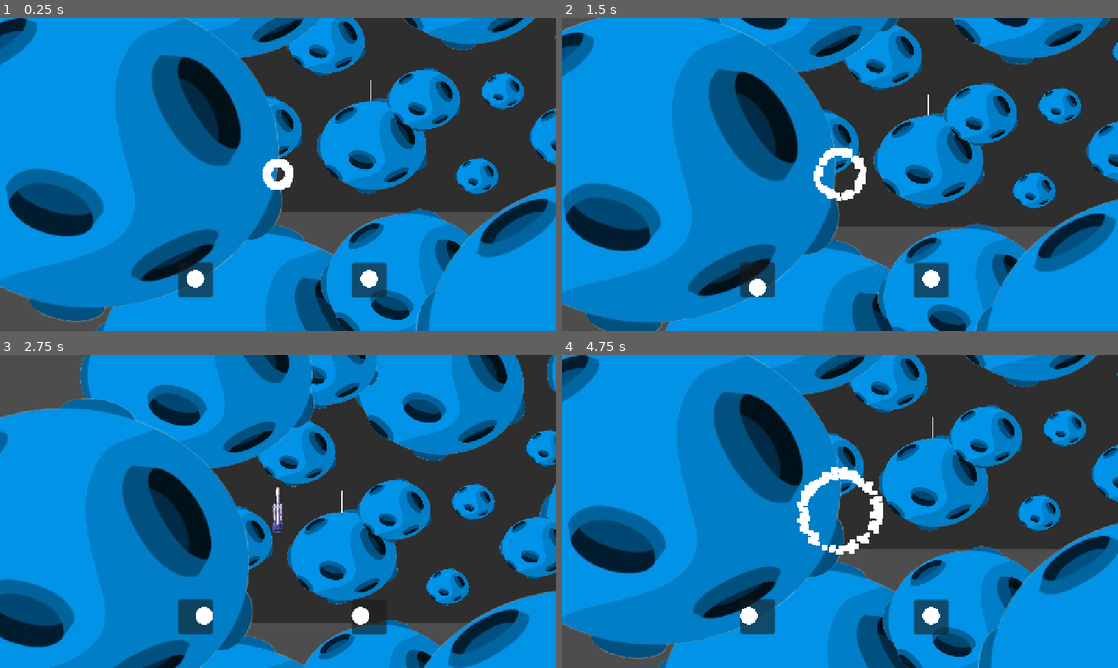
Above: before the commit, frames 1-4 (two rows, left to right).
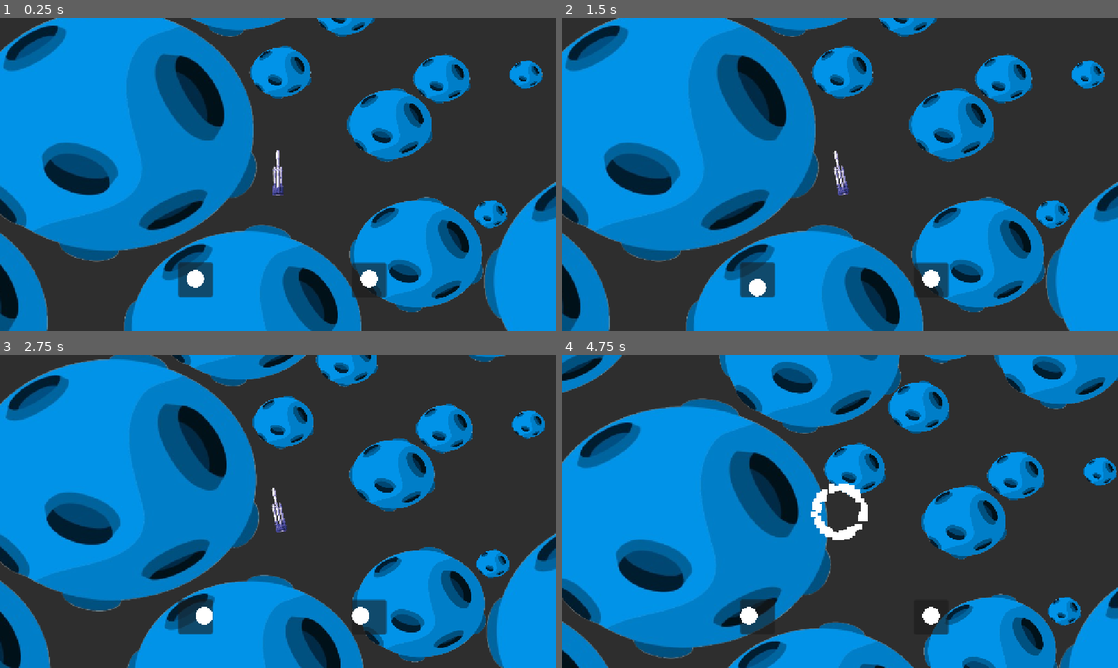
Above: after the commit, the same moments.

Repository: HeryShaman/MielJam
Game: Godot game, scene res://Scènes/Niveaux/Level1.tscn
The game is run twice, just before and just after one commit, with the same random seed, the same clock (stepped at 60 frames per second) and the same inputs. This scene is started directly instead of the project's main scene.
Inputs:
- Up to frame 1 (0.25 s): no input
- Up to frame 2 (1.5 s): hold D (right 1) 0.53-1.28 s; hold Down (backward 2) 0.53-1.28 s; hold S (backward 1) from 1.28 s (still down); tap Up (forward 2) at 1.35 s
- Up to frame 3 (2.75 s): release S (backward 1) at 2.03 s; hold D (right 1) from 2.03 s (still down); hold Left (left 2) from 2.03 s (still down)
- Up to frame 4 (4.75 s): release D (right 1) at 2.78 s; release Left (left 2) at 2.78 s; hold Z (forward 1) 2.78-3.53 s; tap Right (right 2) at 2.85 s; hold Down (backward 2) 3.53-4.28 s; hold Q (left 1) from 3.53 s (still down); tap Up (forward 2) at 4.35 s

The runs differ from the first frame. In frame 1, 51% of the frame differs, in the area x 0-100%, y 0-100%; in frame 2, 57%; in frame 3, 67%; in frame 4, 68%.

Commit message:
niveau 1 refait

Diff:
--- a/Scènes/Niveaux/Level1.tscn
+++ b/Scènes/Niveaux/Level1.tscn
@@ -12,10 +12,11 @@
 [node name="Level1" type="Node2D"]
 
 [node name="Panel" type="Panel" parent="."]
-offset_left = -64.0
-offset_top = -1216.0
-offset_right = 776.0
-offset_bottom = 40.0
+offset_left = -1248.0
+offset_top = -2028.9999
+offset_right = -408.0
+offset_bottom = -772.9999
+scale = Vector2(3.5868905, 3.5868905)
 
 [node name="UI" parent="." instance=ExtResource("1_t3077")]
 
@@ -43,133 +44,301 @@
 [node name="Environnement" type="Node2D" parent="." groups=["Environnement"]]
 
 [node name="Asteroid" parent="." instance=ExtResource("3_i1mna")]
-position = Vector2(-40, 352)
-scale = Vector2(1.3582412, 1.3582412)
+position = Vector2(-82, 337)
+scale = Vector2(1.0548723, 1.0548723)
+
+[node name="Asteroid60" parent="." instance=ExtResource("3_i1mna")]
+position = Vector2(-890.99994, 879.99994)
+scale = Vector2(1.0548723, 1.0548723)
+
+[node name="Asteroid61" parent="." instance=ExtResource("3_i1mna")]
+position = Vector2(384.99994, 1321)
+scale = Vector2(1.0548723, 1.0548723)
+
+[node name="Asteroid22" parent="." instance=ExtResource("3_i1mna")]
+position = Vector2(1028.9999, 736)
+scale = Vector2(1.0548723, 1.0548723)
+
+[node name="Asteroid24" parent="." instance=ExtResource("3_i1mna")]
+position = Vector2(1457.0001, -225.99988)
+scale = Vector2(1.0548723, 1.0548723)
+
+[node name="Asteroid46" parent="." instance=ExtResource("3_i1mna")]
+position = Vector2(-1037.9996, -207)
+scale = Vector2(1.0548723, 1.0548723)
+
+[node name="Asteroid47" parent="." instance=ExtResource("3_i1mna")]
+position = Vector2(1369.9996, -1288.9999)
+scale = Vector2(1.0548723, 1.0548723)
+
+[node name="Asteroid48" parent="." instance=ExtResource("3_i1mna")]
+position = Vector2(246.00012, -1828)
+scale = Vector2(1.0548723, 1.0548723)
+
+[node name="Asteroid49" parent="." instance=ExtResource("3_i1mna")]
+position = Vector2(-676.99994, -1729)
+scale = Vector2(1.0548723, 1.0548723)
+
+[node name="Asteroid9" parent="." instance=ExtResource("3_i1mna")]
+position = Vector2(-756.99994, -635.99994)
+scale = Vector2(1.0548723, 1.0548723)
 
 [node name="Asteroid17" parent="." instance=ExtResource("3_i1mna")]
 position = Vector2(969, -211)
+scale = Vector2(0.7766458, 0.7766458)
 
 [node name="Asteroid23" parent="." instance=ExtResource("3_i1mna")]
 position = Vector2(827, -877)
+scale = Vector2(0.7766458, 0.7766458)
 
 [node name="Asteroid28" parent="." instance=ExtResource("3_i1mna")]
 position = Vector2(389, -1409)
+scale = Vector2(0.7766458, 0.7766458)
 
 [node name="Asteroid8" parent="." instance=ExtResource("3_i1mna")]
-position = Vector2(336, 192)
-scale = Vector2(0.7578645, 0.7578645)
+position = Vector2(317, 175.00002)
+scale = Vector2(0.58859223, 0.58859223)
 
 [node name="Asteroid19" parent="." instance=ExtResource("3_i1mna")]
 position = Vector2(924, -549)
-scale = Vector2(0.7578645, 0.7578645)
+scale = Vector2(0.58859223, 0.58859223)
 
 [node name="Asteroid29" parent="." instance=ExtResource("3_i1mna")]
 position = Vector2(679, -1312)
-scale = Vector2(-0.56278366, -0.5227861)
+scale = Vector2(-0.43708354, -0.4060196)
 
 [node name="Asteroid25" parent="." instance=ExtResource("3_i1mna")]
 position = Vector2(-171, -883)
-scale = Vector2(0.7578645, 0.7578645)
+scale = Vector2(0.58859223, 0.58859223)
+
+[node name="Asteroid50" parent="." instance=ExtResource("3_i1mna")]
+position = Vector2(-213.00002, -1787)
+scale = Vector2(0.58859223, 0.58859223)
+
+[node name="Asteroid51" parent="." instance=ExtResource("3_i1mna")]
+position = Vector2(-1090, -1586)
+scale = Vector2(0.58859223, 0.58859223)
+
+[node name="Asteroid52" parent="." instance=ExtResource("3_i1mna")]
+position = Vector2(-1151.0001, -800.0002)
+scale = Vector2(0.58859223, 0.58859223)
+
+[node name="Asteroid53" parent="." instance=ExtResource("3_i1mna")]
+position = Vector2(1449.9996, -1677)
+scale = Vector2(0.58859223, 0.58859223)
+
+[node name="Asteroid54" parent="." instance=ExtResource("3_i1mna")]
+position = Vector2(1329.0001, 141.99998)
+scale = Vector2(0.58859223, 0.58859223)
+
+[node name="Asteroid55" parent="." instance=ExtResource("3_i1mna")]
+position = Vector2(1519, 749.99994)
+scale = Vector2(0.58859223, 0.58859223)
+
+[node name="Asteroid56" parent="." instance=ExtResource("3_i1mna")]
+position = Vector2(-440.99988, 609.00006)
+scale = Vector2(0.58859223, 0.58859223)
+
+[node name="Asteroid57" parent="." instance=ExtResource("3_i1mna")]
+position = Vector2(709.9999, 1019)
+scale = Vector2(0.58859223, 0.58859223)
+
+[node name="Asteroid62" parent="." instance=ExtResource("3_i1mna")]
+position = Vector2(-295.99988, 1490)
+scale = Vector2(0.58859223, 0.58859223)
+
+[node name="Asteroid63" parent="." instance=ExtResource("3_i1mna")]
+position = Vector2(1552.9999, 1627.0001)
+scale = Vector2(0.58859223, 0.58859223)
 
 [node name="Asteroid26" parent="." instance=ExtResource("3_i1mna")]
-position = Vector2(923, -1210)
-scale = Vector2(0.7578645, 0.7578645)
+position = Vector2(889.00006, -1187.0001)
+scale = Vector2(0.58859223, 0.58859223)
 
 [node name="Asteroid15" parent="." instance=ExtResource("3_i1mna")]
 position = Vector2(477.99997, -516)
-scale = Vector2(0.7578645, 0.7578645)
+scale = Vector2(0.58859223, 0.58859223)
 
 [node name="Asteroid4" parent="." instance=ExtResource("3_i1mna")]
 position = Vector2(255.99998, -120.000015)
-scale = Vector2(0.4864729, 0.4864729)
+scale = Vector2(0.37781712, 0.37781712)
+
+[node name="Asteroid64" parent="." instance=ExtResource("3_i1mna")]
+position = Vector2(883, 1221)
+scale = Vector2(0.37781712, 0.37781712)
+
+[node name="Asteroid65" parent="." instance=ExtResource("3_i1mna")]
+position = Vector2(-2.000061, 1430)
+scale = Vector2(0.37781712, 0.37781712)
+
+[node name="Asteroid66" parent="." instance=ExtResource("3_i1mna")]
+position = Vector2(803, 1441)
+scale = Vector2(0.37781712, 0.37781712)
+
+[node name="Asteroid67" parent="." instance=ExtResource("3_i1mna")]
+position = Vector2(1042, 1509)
+scale = Vector2(0.37781712, 0.37781712)
+
+[node name="Asteroid68" parent="." instance=ExtResource("3_i1mna")]
+position = Vector2(1289, 441.99988)
+scale = Vector2(0.37781712, 0.37781712)
+
+[node name="Asteroid69" parent="." instance=ExtResource("3_i1mna")]
+position = Vector2(1559, 400)
+scale = Vector2(0.37781712, 0.37781712)
+
+[node name="Asteroid70" parent="." instance=ExtResource("3_i1mna")]
+position = Vector2(1639, 153)
+scale = Vector2(0.37781712, 0.37781712)
+
+[node name="Asteroid71" parent="." instance=ExtResource("3_i1mna")]
+position = Vector2(1312, -1897)
+scale = Vector2(0.37781712, 0.37781712)
+
+[node name="Asteroid72" parent="." instance=ExtResource("3_i1mna")]
+position = Vector2(1582, -1901)
+scale = Vector2(0.37781712, 0.37781712)
+
+[node name="Asteroid73" parent="." instance=ExtResource("3_i1mna")]
+position = Vector2(-1072, -1874)
+scale = Vector2(0.37781712, 0.37781712)
+
+[node name="Asteroid74" parent="." instance=ExtResource("3_i1mna")]
+position = Vector2(-1140, -545)
+scale = Vector2(0.37781712, 0.37781712)
 
 [node name="Asteroid13" parent="." instance=ExtResource("3_i1mna")]
 position = Vector2(211, -570)
-scale = Vector2(0.4864729, 0.4864729)
+scale = Vector2(0.37781712, 0.37781712)
+
+[node name="Asteroid16" parent="." instance=ExtResource("3_i1mna")]
+position = Vector2(-469, -923)
+scale = Vector2(0.37781712, 0.37781712)
 
 [node name="Asteroid30" parent="." instance=ExtResource("3_i1mna")]
-position = Vector2(310.00003, -908)
-scale = Vector2(0.4864729, 0.4864729)
+position = Vector2(304, -898)
+scale = Vector2(0.37781706, 0.37781706)
 
 [node name="Asteroid32" parent="." instance=ExtResource("3_i1mna")]
-position = Vector2(18, -814)
-scale = Vector2(0.2660482, 0.2660482)
+position = Vector2(32, -831)
+scale = Vector2(0.20662521, 0.20662521)
+
+[node name="Asteroid39" parent="." instance=ExtResource("3_i1mna")]
+position = Vector2(-49, -1022)
+scale = Vector2(0.20662521, 0.20662521)
+
+[node name="Asteroid33" parent="." instance=ExtResource("3_i1mna")]
+position = Vector2(-63, -727.00006)
+scale = Vector2(0.20662521, 0.20662521)
 
 [node name="Asteroid35" parent="." instance=ExtResource("3_i1mna")]
 position = Vector2(595, -971)
-scale = Vector2(0.2660482, 0.2660482)
+scale = Vector2(0.20662521, 0.20662521)
 
 [node name="Asteroid34" parent="." instance=ExtResource("3_i1mna")]
-position = Vector2(171, -970)
-scale = Vector2(0.2660482, 0.2660482)
+position = Vector2(258, -1017)
+scale = Vector2(0.20662521, 0.20662521)
 
 [node name="Asteroid36" parent="." instance=ExtResource("3_i1mna")]
-position = Vector2(451.00003, -853)
-scale = Vector2(0.2660482, 0.2660482)
+position = Vector2(438, -822)
+scale = Vector2(0.20662521, 0.20662521)
+
+[node name="Asteroid40" parent="." instance=ExtResource("3_i1mna")]
+position = Vector2(-382, -689)
+scale = Vector2(0.20662521, 0.20662521)
 
 [node name="Asteroid37" parent="." instance=ExtResource("3_i1mna")]
 position = Vector2(499, -1024)
-scale = Vector2(0.2660482, 0.2660482)
+scale = Vector2(0.20662518, 0.20662518)
 
 [node name="Asteroid5" parent="." instance=ExtResource("3_i1mna")]
 position = Vector2(376.00003, -224)
-scale = Vector2(0.3259897, 0.3259897)
+scale = Vector2(0.2531785, 0.2531785)
 
 [node name="Asteroid18" parent="." instance=ExtResource("3_i1mna")]
-position = Vector2(704, -139)
-scale = Vector2(0.3259897, 0.3259897)
+position = Vector2(739, -91)
+scale = Vector2(0.2531785, 0.2531785)
+
+[node name="Asteroid20" parent="." instance=ExtResource("3_i1mna")]
+position = Vector2(820, -385)
+scale = Vector2(0.2531785, 0.2531785)
 
 [node name="Asteroid7" parent="." instance=ExtResource("3_i1mna")]
-position = Vector2(499, -46)
-scale = Vector2(0.1899662, 0.1899662)
+position = Vector2(488, 89)
+scale = Vector2(0.14753644, 0.14753644)
 
 [node name="Asteroid10" parent="." instance=ExtResource("3_i1mna")]
-position = Vector2(558, -240.99998)
-scale = Vector2(0.1899662, 0.1899662)
-
-[node name="Asteroid20" parent="." instance=ExtResource("3_i1mna")]
-position = Vector2(729, -364.99997)
-scale = Vector2(0.1899662, 0.1899662)
+position = Vector2(570, -232)
+scale = Vector2(0.14753644, 0.14753644)
+
+[node name="Asteroid14" parent="." instance=ExtResource("3_i1mna")]
+position = Vector2(786, -657)
+scale = Vector2(0.14753644, 0.14753644)
 
 [node name="Asteroid21" parent="." instance=ExtResource("3_i1mna")]
 position = Vector2(419.00003, -1071.9999)
-scale = Vector2(0.1899662, 0.1899662)
-
-[node name="Asteroid31" parent="." instance=ExtResource("3_i1mna")]
-position = Vector2(187.00002, -1177)
-scale = Vector2(0.1899662, 0.1899662)
-
-[node name="Asteroid22" parent="." instance=ExtResource("3_i1mna")]
-position = Vector2(735, -660.99994)
-scale = Vector2(0.1899662, 0.1899662)
+scale = Vector2(0.14753644, 0.14753644)
 
 [node name="Asteroid38" parent="." instance=ExtResource("3_i1mna")]
-position = Vector2(328.00003, -630)
-scale = Vector2(0.1899662, 0.1899662)
+position = Vector2(335, -631)
+scale = Vector2(0.14753644, 0.14753644)
 
 [node name="Asteroid6" parent="." instance=ExtResource("3_i1mna")]
-position = Vector2(5, -155)
-scale = Vector2(0.35021782, 0.35021782)
+position = Vector2(5, -239)
+scale = Vector2(0.2719952, 0.2719952)
 
 [node name="Asteroid11" parent="." instance=ExtResource("3_i1mna")]
-position = Vector2(150, -358)
-scale = Vector2(0.35021782, 0.35021782)
+position = Vector2(152, -382)
+scale = Vector2(0.2719952, 0.2719952)
 
 [node name="Asteroid12" parent="." instance=ExtResource("3_i1mna")]
-position = Vector2(-80, -544)
-scale = Vector2(1.0314325, 1.0314325)
+position = Vector2(-99, -511)
+scale = Vector2(0.8010577, 0.8010577)
 
 [node name="Asteroid2" parent="." instance=ExtResource("3_i1mna")]
 position = Vector2(-399.99997, -120.00002)
-scale = Vector2(1.7057872, 1.7057872)
+scale = Vector2(1.3247924, 1.3247924)
 
 [node name="Asteroid27" parent="." instance=ExtResource("3_i1mna")]
-position = Vector2(-133, -1364.0001)
-scale = Vector2(1.7057872, 1.7057872)
+position = Vector2(-163, -1364)
+scale = Vector2(1.3247924, 1.3247924)
+
+[node name="Asteroid31" parent="." instance=ExtResource("3_i1mna")]
+position = Vector2(-892, -1197)
+scale = Vector2(1.3247924, 1.3247924)
+
+[node name="Asteroid41" parent="." instance=ExtResource("3_i1mna")]
+position = Vector2(900, -1706)
+scale = Vector2(1.3247924, 1.3247924)
+
+[node name="Asteroid42" parent="." instance=ExtResource("3_i1mna")]
+position = Vector2(1382, -759.9999)
+scale = Vector2(1.3247924, 1.3247924)
+
+[node name="Asteroid43" parent="." instance=ExtResource("3_i1mna")]
+position = Vector2(378, 682.99994)
+scale = Vector2(1.3247924, 1.3247924)
+
+[node name="Asteroid58" parent="." instance=ExtResource("3_i1mna")]
+position = Vector2(-211, 1017)
+scale = Vector2(1.3247924, 1.3247924)
+
+[node name="Asteroid59" parent="." instance=ExtResource("3_i1mna")]
+position = Vector2(-857, 1431)
+scale = Vector2(1.3247924, 1.3247924)
+
+[node name="Asteroid44" parent="." instance=ExtResource("3_i1mna")]
+position = Vector2(-874, 322)
+scale = Vector2(1.3247924, 1.3247924)
+
+[node name="Asteroid45" parent="." instance=ExtResource("3_i1mna")]
+position = Vector2(1358, 1201)
+scale = Vector2(1.3247924, 1.3247924)
 
 [node name="Asteroid3" parent="." instance=ExtResource("3_i1mna")]
-position = Vector2(800, 296)
-scale = Vector2(1.7057872, 1.7057872)
+position = Vector2(817, 227.00002)
+scale = Vector2(1.3247924, 1.3247924)
 
 [node name="CheckPoint" parent="." instance=ExtResource("4_k83gu")]
-position = Vector2(256, -240)
+position = Vector2(571.00006, -635)
+rotation = 0.49832892
Not shown: 1 places in Scènes/Niveaux/Level1.tscn that only renumber resources
